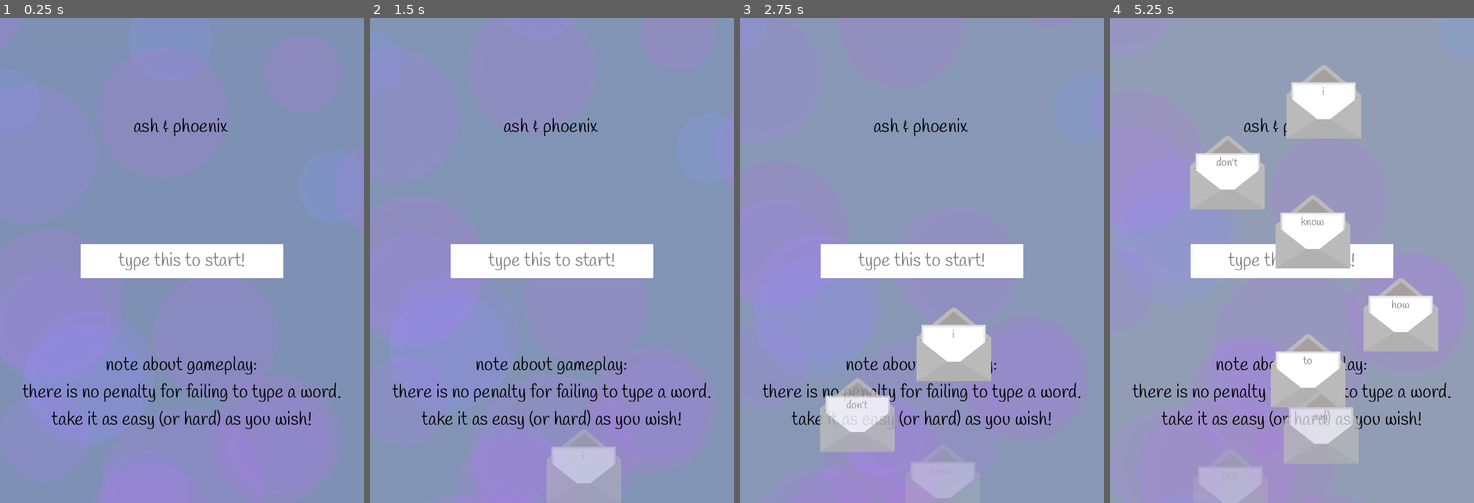
Above: before the commit, frames 1-4 (left to right).
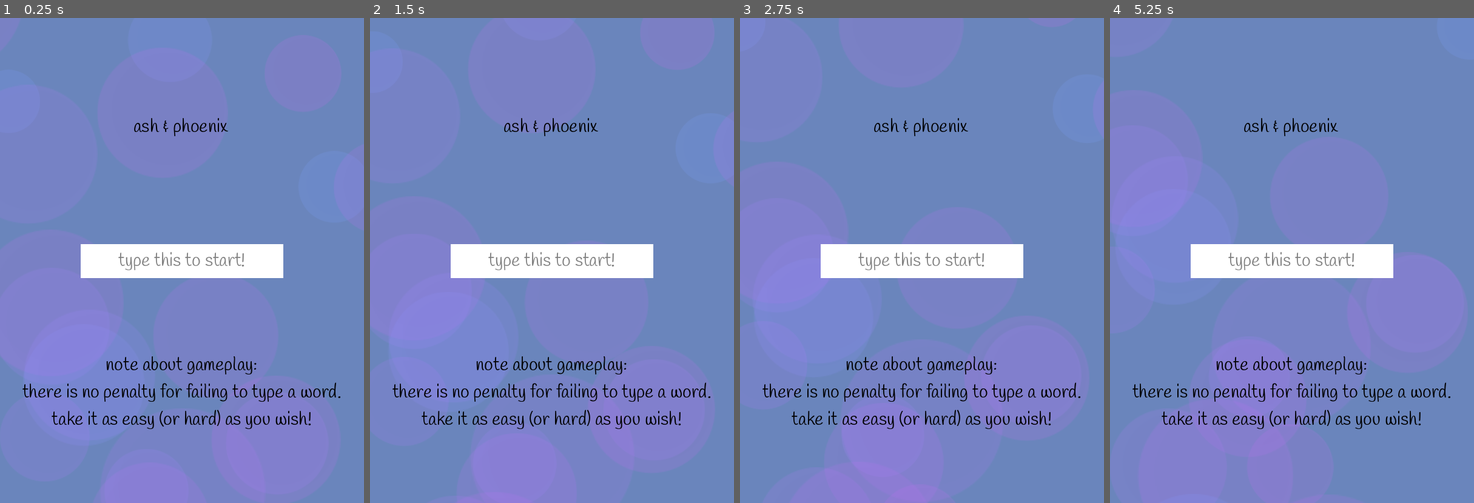
Above: after the commit, the same moments.

Repository: HoneyPony/ash-and-phoenix
Game: Godot game, scene res://game.tscn
Two runs of this game, one before a commit and one after it. Both use one fixed random seed, a clock stepped at 60 frames per second and the inputs below.
Inputs:
- Up to frame 1 (0.25 s): no input
- Up to frame 2 (1.5 s): tap Enter at 0.5 s
- Up to frame 3 (2.75 s): no input
- Up to frame 4 (5.25 s): no input

The runs differ from the first frame. In frame 2, 2.7% of the frame differs, in the area x 0-100%, y 0-100%; in frame 3, 57%; in frame 4, 90%.

Commit message:
hopefully the end sequence is done enoguh

Diff:
--- a/game.tscn
+++ b/game.tscn
@@ -87,7 +87,7 @@
 tracks/0/interp = 1
 tracks/0/loop_wrap = true
 tracks/0/keys = {
-"times": PackedFloat32Array(0, 9, 21.7, 34.6),
+"times": PackedFloat32Array(0, 9, 21.7, 37),
 "transitions": PackedFloat32Array(1, 1, 1, 1),
 "update": 0,
 "values": [Color(0.490196, 0.564706, 0.709804, 1), Color(0.623529, 0.654902, 0.709804, 1), Color(0.623529, 0.654902, 0.709804, 1), Color(0.239216, 0.360784, 0.611765, 1)]
@@ -104,7 +104,7 @@
 "start_offset": 0.0,
 "stream": ExtResource("7_4yg37")
 }],
-"times": PackedFloat32Array(6)
+"times": PackedFloat32Array(5.8)
 }
 tracks/1/use_blend = true
 tracks/2/type = "value"
@@ -114,7 +114,7 @@
 tracks/2/interp = 1
 tracks/2/loop_wrap = true
 tracks/2/keys = {
-"times": PackedFloat32Array(0, 7.8, 21.9, 34.7),
+"times": PackedFloat32Array(0, 7.8, 21.9, 37),
 "transitions": PackedFloat32Array(1, 1, 1, 1),
 "update": 0,
 "values": [0.0, -18.0, -18.0, -8.0]
@@ -351,7 +351,7 @@
 bus = &"Music"
 
 [node name="ChaosMusic" type="AudioStreamPlayer" parent="."]
-volume_db = -6.0
+volume_db = -8.0
 bus = &"Music"
 
 [node name="BGSrc" type="ColorRect" parent="."]
--- a/global.gd
+++ b/global.gd
@@ -81,7 +81,7 @@
 
 
 # Stores the game data
-var game_dataaaa = [
+var game_data = [
 	WAIT(), # wait for entry button
 
 	CHANGE_ASH(),
@@ -748,16 +748,13 @@
 	WORD("you", 12.6, 0),
 	WORD("this", 13.2, 140),
 
-
-
 	WORD("basically", 13.5, 0),
 	WORD("well", 13.8, -140),
 	WORD("serendipity", 14.1, 140),
 	WORD("she.....", 14.6, 0, 20),
 	WORD("...", 16, 0, 60),
 	WORD("...", 18, 0, 60),
-				]
-var game_data = [
+
 	Chaos.new(),
 
 	WAIT(),
